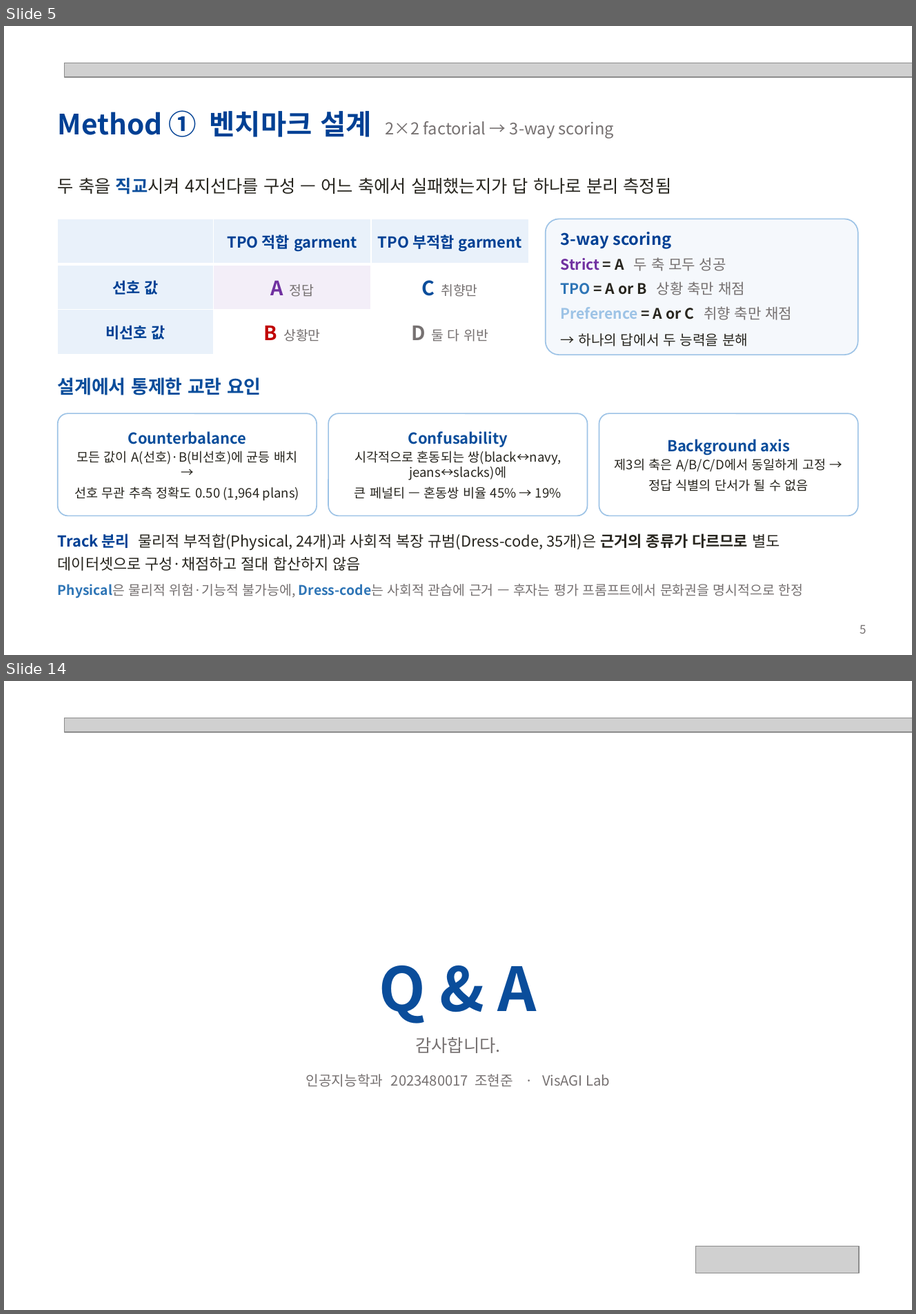
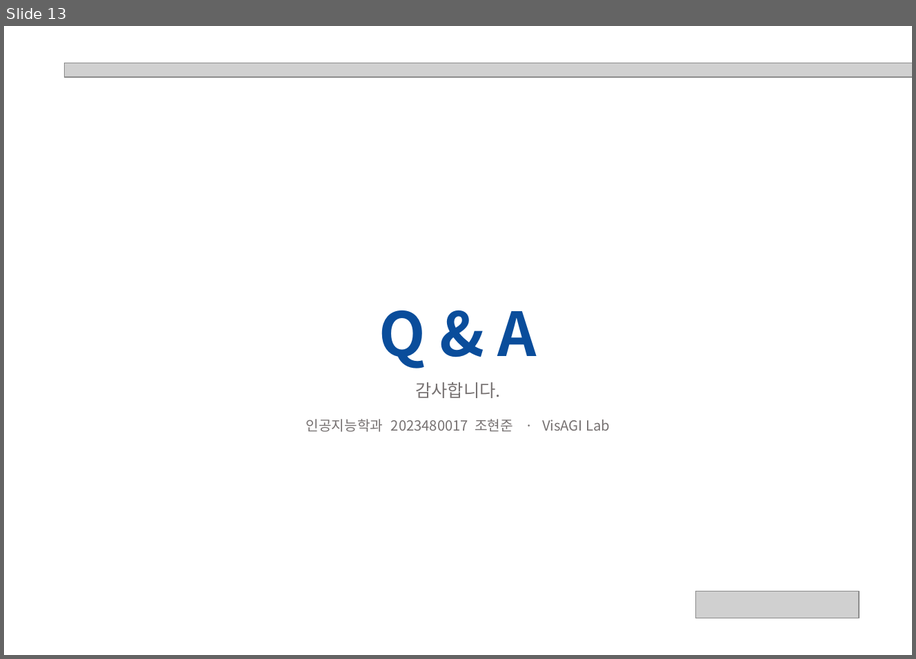
Before and after one commit to hjhj6411/tpo, a slide deck: presentation/POD-Bench_성과발표.pptx. Shown one above the other, each under a label of ours: slides 5 and 14 before the commit, slide 13 after it; the slides between them are not shown. The pictures are 916x1314 and 916x659 pixels, drawn with LibreOffice and Linux fonts; fonts in the diff are those of the drawing; grey boxes stand for pictures. Boxes give left, top, right and bottom in pixels: in the first picture for what was removed or moved away, otherwise in the second. Text is boxed around its words. In the diff, an @@ line names an element or a change of style, - is before the commit and + after.

```diff
--- a/presentation/POD-Bench_성과발표.pptx
+++ b/presentation/POD-Bench_성과발표.pptx
@@ slide 5 removed at bbox=[4, 26, 912, 655], background #FFFFFF @@
@@ picture removed at bbox=[64, 63, 912, 77] @@
@@ text removed at bbox=[58, 110, 614, 138] @@
-Method ① 벤치마크 설계 2×2 factorial → 3-way scoring
@@ text removed at bbox=[58, 177, 672, 194] @@
-두 축을 직교시켜 4지선다를 구성 — 어느 축에서 실패했는지가 답 하나로 분리 측정됨
@@ table removed at bbox=[58, 219, 529, 354], 3 rows, 3 columns @@
- | TPO 적합 garment | TPO 부적합 garment
-선호 값 | A 정답 | C 취향만
-비선호 값 | B 상황만 | D 둘 다 위반
@@ rounded rectangle removed at bbox=[546, 219, 858, 354] @@
@@ text removed at bbox=[561, 232, 792, 346] @@
-3-way scoring
-Strict = A 두 축 모두 성공
-TPO = A or B 상황 축만 채점
-Preference = A or C 취향 축만 채점
-→ 하나의 답에서 두 능력을 분해
@@ text removed at bbox=[58, 377, 261, 395] @@
-설계에서 통제한 교란 요인
@@ rounded rectangle removed at bbox=[58, 413, 317, 516] @@
-Counterbalance
-모든 값이 A(선호)·B(비선호)에 균등 배치 →
-선호 무관 추측 정확도 0.50 (1,964 plans)
@@ rounded rectangle removed at bbox=[328, 413, 588, 516] @@
-Confusability
-시각적으로 혼동되는 쌍(black↔navy, jeans↔slacks)에
-큰 페널티 — 혼동쌍 비율 45% → 19%
@@ rounded rectangle removed at bbox=[599, 413, 858, 516] @@
-Background axis
-제3의 축은 A/B/C/D에서 동일하게 고정 →
-정답 식별의 단서가 될 수 없음
@@ text removed at bbox=[58, 533, 804, 598] @@
-Track 분리 물리적 부적합(Physical, 24개)과 사회적 복장 규범(Dress-code, 35개)은 근거의 종류가 다르므로 별도 데이터셋으로 구성·채점하고 절대 합산하지 않음
-Physical은 물리적 위험·기능적 불가능에, Dress-code는 사회적 관습에 근거 — 후자는 평가 프롬프트에서 문화권을 명시적으로 한정
@@ text removed at bbox=[860, 624, 866, 633] @@
-5
@@ what was slide 14 is now slide 13 @@
```
Also in this commit, not shown: 5 slides changed, 7 slides added, 7 other slides removed, 10 other files.
